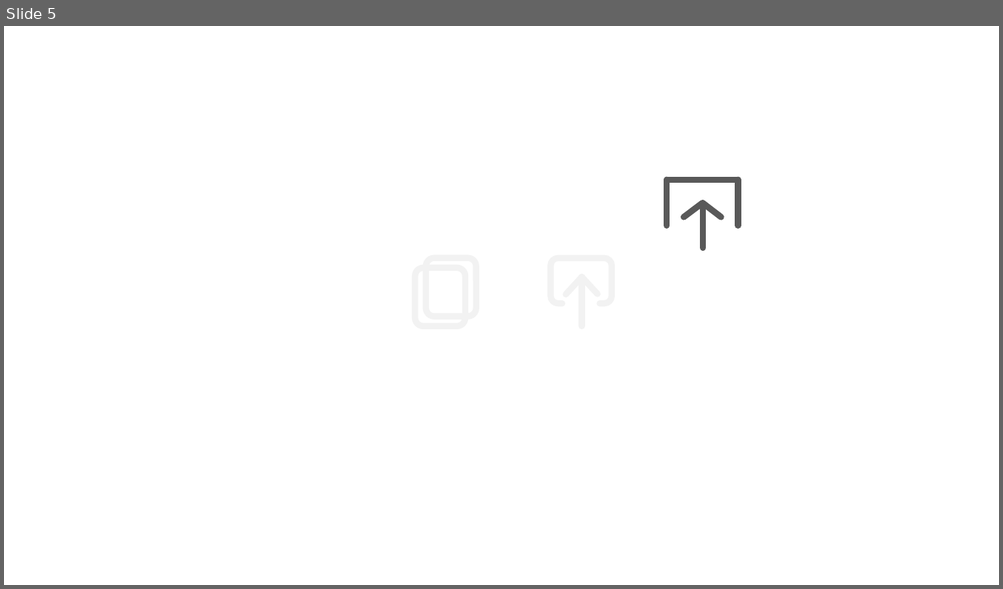
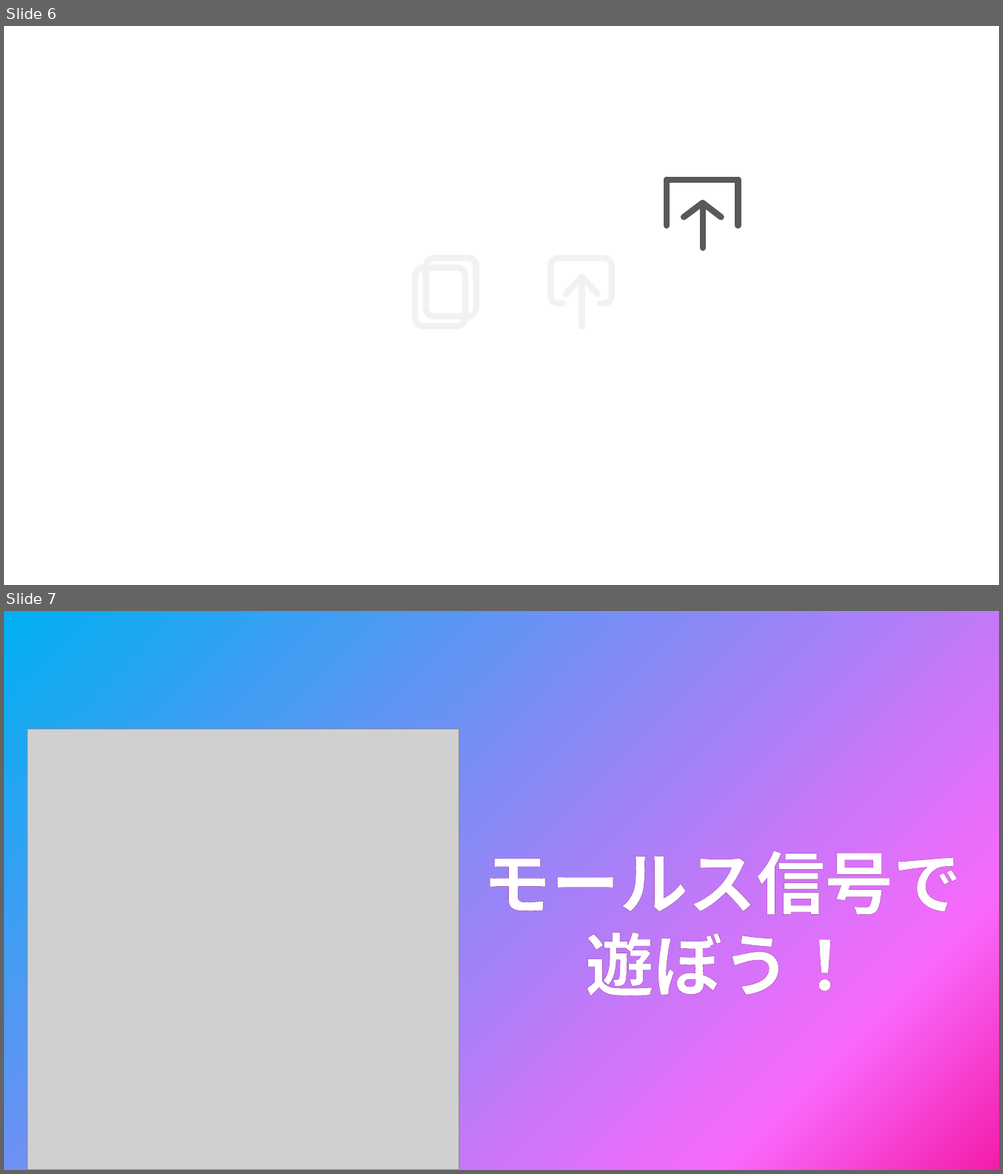
Before and after one commit to MeL-9/Encryption-App, a slide deck: Encipher.pptx. Shown one above the other, each under a label of ours: slide 5 before the commit, slides 6 and 7 after it. The pictures are 1003x589 and 1003x1174 pixels, drawn with LibreOffice and Linux fonts; fonts in the diff are those of the drawing; grey boxes stand for pictures. Boxes give left, top, right and bottom in pixels: in the first picture for what was removed or moved away, otherwise in the second. Text is boxed around its words. In the diff, an @@ line names an element or a change of style, - is before the commit and + after.

```diff
--- a/Encipher.pptx
+++ b/Encipher.pptx
@@ slide 7 added at (4,611,999,1170), background gradient #00B0F0 to #F869FB to #F41CAC @@
@@ picture added at (28,729,459,1170) @@
@@ text added at (483,839,962,997), 66 pt, text #FFFFFF, bold @@
+モールス信号で
+遊ぼう！
@@ what was slide 5 is now slide 6 @@
```
Also in this commit, not shown: 1 other slide added, 13 other files.
